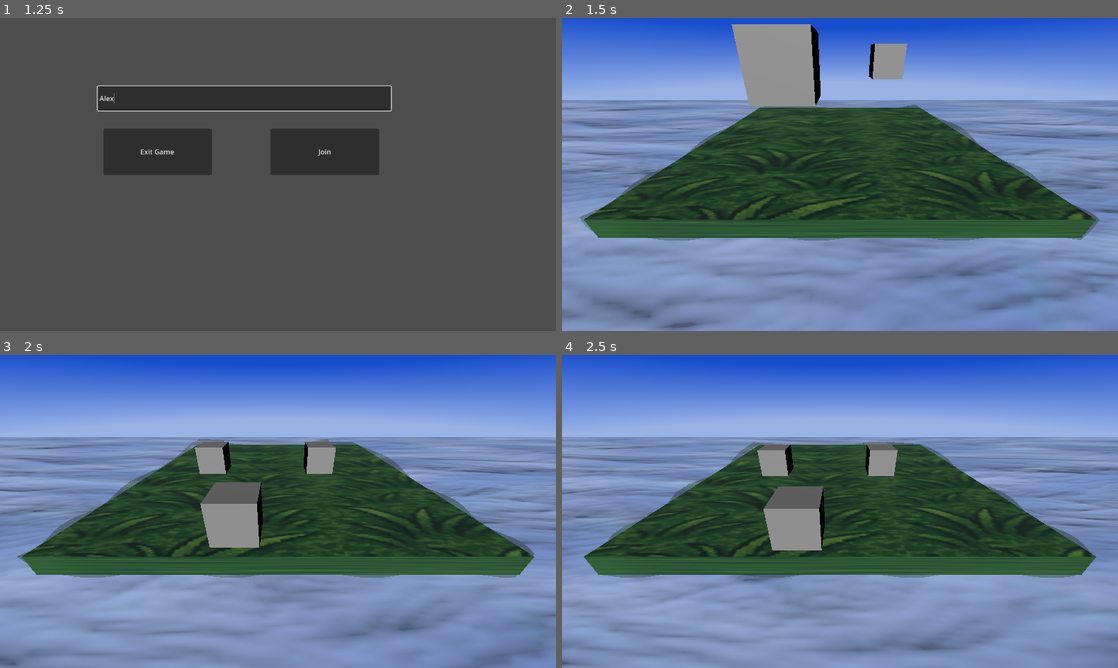
Above: before the commit, frames 1-4 (two rows, left to right).
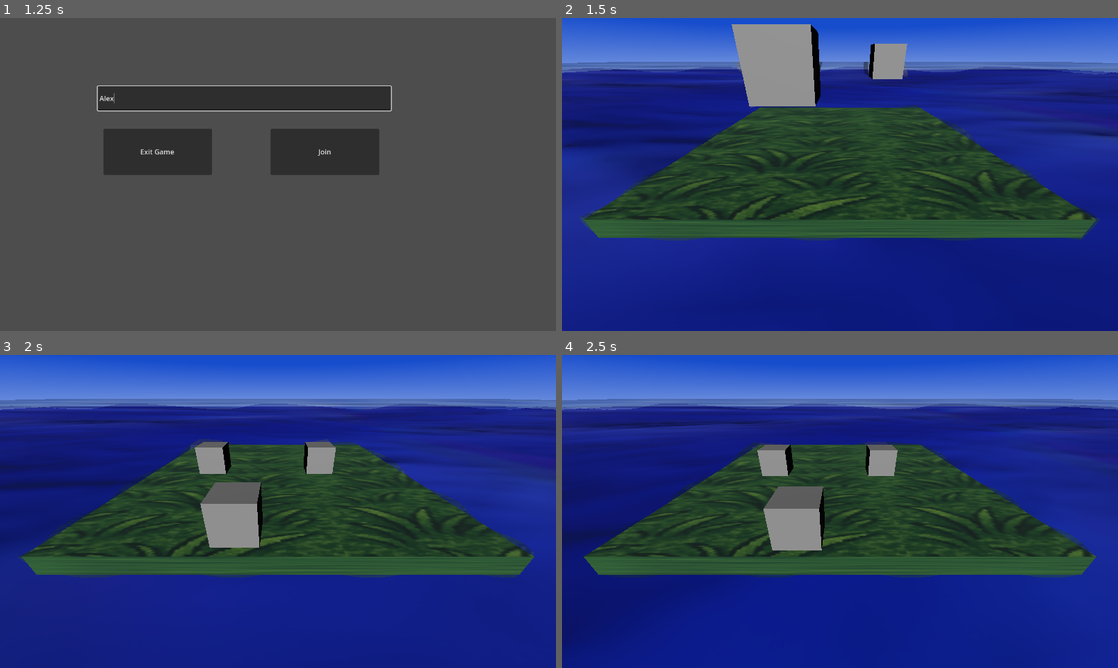
Above: after the commit, the same moments.

Repository: saltchicken/quest-godot
Game: Godot game, scene res://menus/main_menu.tscn
The game is run twice, just before and just after one commit, with the same random seed, the same clock (stepped at 60 frames per second) and the same inputs.
Inputs (mouse positions are in pixels of both pictures, inside the frame that each line leads up to):
- Up to frame 1 (1.25 s): click (244, 99) at 0.52 s; type "Alex" at 0.6 s
- Up to frame 2 (1.5 s): click "Join" at 1.25 s
- Up to frame 3 (2 s): no input
- Up to frame 4 (2.5 s): move the mouse to (962, 495) at 2.02 s; hold D (right) from 2.03 s (still down); click (962, 495) at 2.1 s; tap Space (jump) at 2.27 s

Frame 1 is identical in both runs. In frame 2, 57% of the frame differs, in the area x 0-100%, y 14-100%; in frame 3, 59%; in frame 4, 59%.

Commit message:
Fix collision shapes for ocean_floor

Diff:
--- a/levels/Game.tscn
+++ b/levels/Game.tscn
@@ -1,10 +1,11 @@
-[gd_scene load_steps=20 format=3 uid="uid://bs7mo7ss2w0ft"]
+[gd_scene load_steps=23 format=3 uid="uid://bs7mo7ss2w0ft"]
 
 [ext_resource type="Script" uid="uid://bpwa18bghyk3n" path="res://levels/game.gd" id="1_18vqw"]
 [ext_resource type="Texture2D" uid="uid://d25ror1qy41nu" path="res://assets/assets_task_01jt9b9tjhfcjvrkbemkz2fbdm_1746218082_img_0.webp" id="2_sdsdh"]
 [ext_resource type="Shader" uid="uid://muxq8rmqvund" path="res://levels/water.gdshader" id="3_sdsdh"]
 [ext_resource type="Shader" uid="uid://dwodtjlo8xjot" path="res://shaders/sky.gdshader" id="4_15fg1"]
 [ext_resource type="PackedScene" uid="uid://c6y8d0hc3q5x6" path="res://test_box.tscn" id="5_sdsdh"]
+[ext_resource type="Shader" uid="uid://b2e3eb32v05jj" path="res://levels/ocean_floor.gdshader" id="6_f2gsp"]
 
 [sub_resource type="BoxMesh" id="BoxMesh_ilcil"]
 size = Vector3(10, 0.5, 10)
@@ -16,8 +17,44 @@
 [sub_resource type="BoxShape3D" id="BoxShape3D_sb48q"]
 size = Vector3(9.99063, 0.457642, 10)
 
+[sub_resource type="ShaderMaterial" id="ShaderMaterial_r0x5m"]
+shader = ExtResource("4_15fg1")
+shader_parameter/sky_top_color = Color(0.1, 0.3, 0.8, 1)
+shader_parameter/sky_horizon_color = Color(0.6, 0.7, 0.9, 1)
+shader_parameter/horizon_blend = 0.1
+
+[sub_resource type="Sky" id="Sky_3mrqo"]
+sky_material = SubResource("ShaderMaterial_r0x5m")
+
+[sub_resource type="Environment" id="Environment_t88pq"]
+background_mode = 2
+background_color = Color(0, 0, 0.819608, 1)
+sky = SubResource("Sky_3mrqo")
+ambient_light_source = 1
+reflected_light_source = 1
+
+[sub_resource type="SceneReplicationConfig" id="SceneReplicationConfig_18vqw"]
+properties/0/path = NodePath("TestBox:position")
+properties/0/spawn = true
+properties/0/replication_mode = 1
+properties/1/path = NodePath("TestBox:rotation")
+properties/1/spawn = true
+properties/1/replication_mode = 1
+
+[sub_resource type="ShaderMaterial" id="ShaderMaterial_15fg1"]
+render_priority = 0
+shader = ExtResource("6_f2gsp")
+shader_parameter/ocean_floor_color = Color(0.01, 0.2, 1, 1)
+
+[sub_resource type="BoxMesh" id="BoxMesh_pknt5"]
+material = SubResource("ShaderMaterial_15fg1")
+size = Vector3(1000, 1, 1000)
+
+[sub_resource type="BoxShape3D" id="BoxShape3D_8j2wk"]
+size = Vector3(1000, 3.70842, 1000)
+
 [sub_resource type="BoxMesh" id="BoxMesh_u44n3"]
-size = Vector3(20, 0.5, 10)
+size = Vector3(1000, 0.5, 1000)
 
 [sub_resource type="FastNoiseLite" id="FastNoiseLite_f2gsp"]
 noise_type = 0
@@ -51,33 +88,6 @@
 shader_parameter/abberation_b = Vector2(-0.005, 0)
 shader_parameter/highlights_time_scale = 0.016
 
-[sub_resource type="BoxShape3D" id="BoxShape3D_3hls8"]
-size = Vector3(20.1236, 0.457642, 10)
-
-[sub_resource type="ShaderMaterial" id="ShaderMaterial_r0x5m"]
-shader = ExtResource("4_15fg1")
-shader_parameter/sky_top_color = Color(0.1, 0.3, 0.8, 1)
-shader_parameter/sky_horizon_color = Color(0.6, 0.7, 0.9, 1)
-shader_parameter/horizon_blend = 0.1
-
-[sub_resource type="Sky" id="Sky_3mrqo"]
-sky_material = SubResource("ShaderMaterial_r0x5m")
-
-[sub_resource type="Environment" id="Environment_t88pq"]
-background_mode = 2
-background_color = Color(0, 0, 0.819608, 1)
-sky = SubResource("Sky_3mrqo")
-ambient_light_source = 1
-reflected_light_source = 1
-
-[sub_resource type="SceneReplicationConfig" id="SceneReplicationConfig_18vqw"]
-properties/0/path = NodePath("TestBox:position")
-properties/0/spawn = true
-properties/0/replication_mode = 1
-properties/1/path = NodePath("TestBox:rotation")
-properties/1/spawn = true
-properties/1/replication_mode = 1
-
 [node name="Game" type="Node3D"]
 script = ExtResource("1_18vqw")
 
@@ -91,18 +101,6 @@
 [node name="CollisionShape3D" type="CollisionShape3D" parent="Floor"]
 transform = Transform3D(1, 0, 0, 0, 1, 0, 0, 0, 1, 0.00273371, 0, 0)
 shape = SubResource("BoxShape3D_sb48q")
-
-[node name="Lava" type="StaticBody3D" parent="."]
-transform = Transform3D(7.96128, 0, 0, 0, 7.96128, 0, 0, 0, 7.96128, 0, -7.31203, 0)
-metadata/_edit_group_ = true
-
-[node name="MeshInstance3D" type="MeshInstance3D" parent="Lava"]
-mesh = SubResource("BoxMesh_u44n3")
-surface_material_override/0 = SubResource("ShaderMaterial_t88pq")
-
-[node name="CollisionShape3D" type="CollisionShape3D" parent="Lava"]
-transform = Transform3D(1.00001, 0, 0, 0, 1.00001, 0, 0, 0, 1.00001, -0.0529029, -0.0211792, 0)
-shape = SubResource("BoxShape3D_3hls8")
 
 [node name="Camera3D" type="Camera3D" parent="."]
 transform = Transform3D(1, 0, 0, 0, 0.866025, 0.5, 0, -0.5, 0.866025, 0, 3, 8)
@@ -138,3 +136,20 @@
 
 [node name="Spells" type="Node" parent="."]
 unique_name_in_owner = true
+
+[node name="Lava" type="StaticBody3D" parent="."]
+transform = Transform3D(1, 0, 0, 0, 1, 0, 0, 0, 1, 0, -59.2506, 0)
+
+[node name="MeshInstance3D" type="MeshInstance3D" parent="Lava"]
+transform = Transform3D(1, 0, 0, 0, 1, 0, 0, 0, 1, 0, 36.9174, 0)
+mesh = SubResource("BoxMesh_pknt5")
+
+[node name="CollisionShape3D" type="CollisionShape3D" parent="Lava"]
+transform = Transform3D(1, 0, 0, 0, 1, 0, 0, 0, 1, 0, 37.703, 0)
+shape = SubResource("BoxShape3D_8j2wk")
+
+[node name="WaterSurface" type="MeshInstance3D" parent="."]
+transform = Transform3D(1, 0, 0, 0, 1, 0, 0, 0, 1, 0, -7.31203, 0)
+mesh = SubResource("BoxMesh_u44n3")
+skeleton = NodePath("")
+surface_material_override/0 = SubResource("ShaderMaterial_t88pq")
